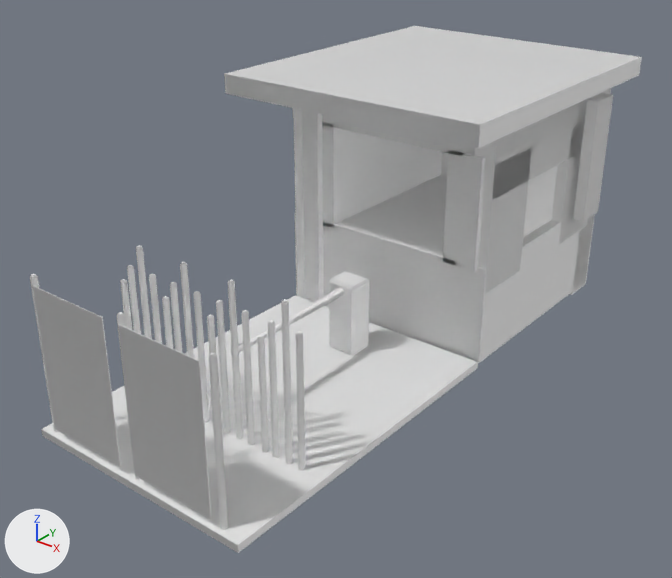
Two versions of the glTF model front-react/public/imports/EdificiosCD.gltf, one commit apart.
Rendered twice from a 50 mm lens placed at (-14.165, 2.307, 1.167), pointed at (-15.339, 3.774, 0.258). The lights are fixed; the arrows at lower left show +X, +Y and +Z. Where no turn or scale is listed for an object, it has been applied to the vertices.
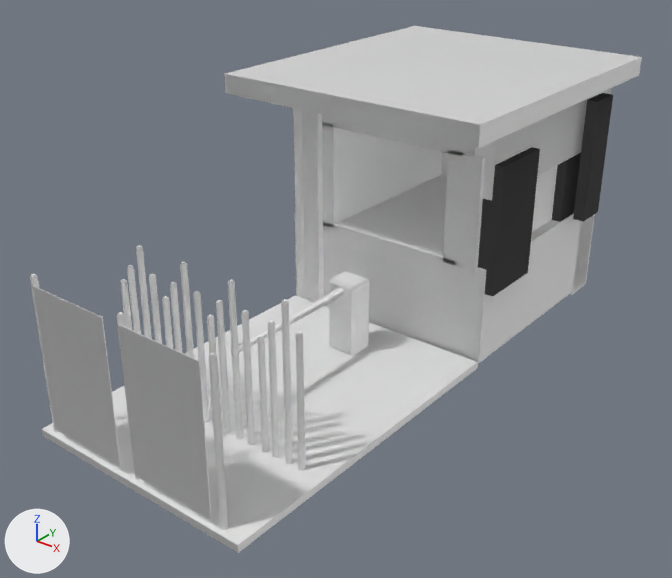
Location of each change, [x1, y1, x2, y2] in pixels of the pictures (672 x 578 px):
```json
{"object": "pCube9", "change": "recoloured, moved", "before": [478, 147, 532, 294], "after": [478, 147, 540, 296]}
{"object": "pCube11", "change": "recoloured", "before": [573, 93, 613, 222], "after": [573, 93, 613, 222]}
{"object": "pCube10", "change": "recoloured", "before": [552, 122, 588, 244], "after": [552, 122, 588, 244]}
```

Scene script edits in JSON lines:
```json
{"op": "add", "block": "mat_blinn1", "code": ["mat_blinn1 = principled_material('blinn1')", "mat_blinn1.base_color = (0.0856, 0.0856, 0.0856)  # dark grey #535353", "mat_blinn1.roughness = 1.0"]}
{"block": "me_pcubeshape10", "where": "me_pcubeshape10.from_pydata(...)  # 8 vertices, 12 faces; spans x -0.024..0.024, y -0.08..0.08, z -0.148..0.148"}
{"op": "remove", "block": "me_pcubeshape10", "code": "me_pcubeshape10.materials.append(mat_material_0)  # white #ffffff"}
{"op": "add", "block": "me_pcubeshape10", "code": "me_pcubeshape10.materials.append(mat_blinn1)  # dark grey #535353"}
{"block": "me_pcubeshape11", "where": "me_pcubeshape11.from_pydata(...)  # 8 vertices, 12 faces; spans x -0.014..0.014, y -0.042..0.042, z -0.148..0.148"}
{"op": "remove", "block": "me_pcubeshape11", "code": "me_pcubeshape11.materials.append(mat_material_0)  # white #ffffff"}
{"op": "add", "block": "me_pcubeshape11", "code": "me_pcubeshape11.materials.append(mat_blinn1)  # dark grey #535353"}
{"block": "me_pcubeshape9", "where": "me_pcubeshape9.from_pydata(...)  # 8 vertices, 12 faces; spans x -0.024..0.024, y -0.08..0.08, z -0.148..0.148"}
{"op": "remove", "block": "me_pcubeshape9", "code": "me_pcubeshape9.materials.append(mat_material_0)  # white #ffffff"}
{"op": "add", "block": "me_pcubeshape9", "code": "me_pcubeshape9.materials.append(mat_blinn1)  # dark grey #535353"}
{"op": "set", "path": "ob_pcube9.location", "old": "(-15.085, 4.032, 0.41)", "new": "(-15.066, 4.032, 0.41)"}
```
